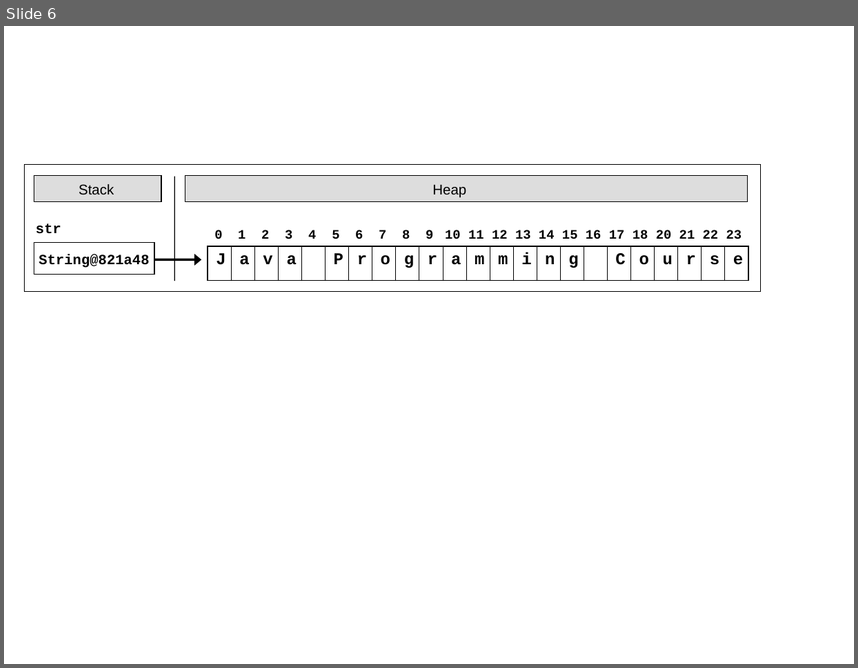
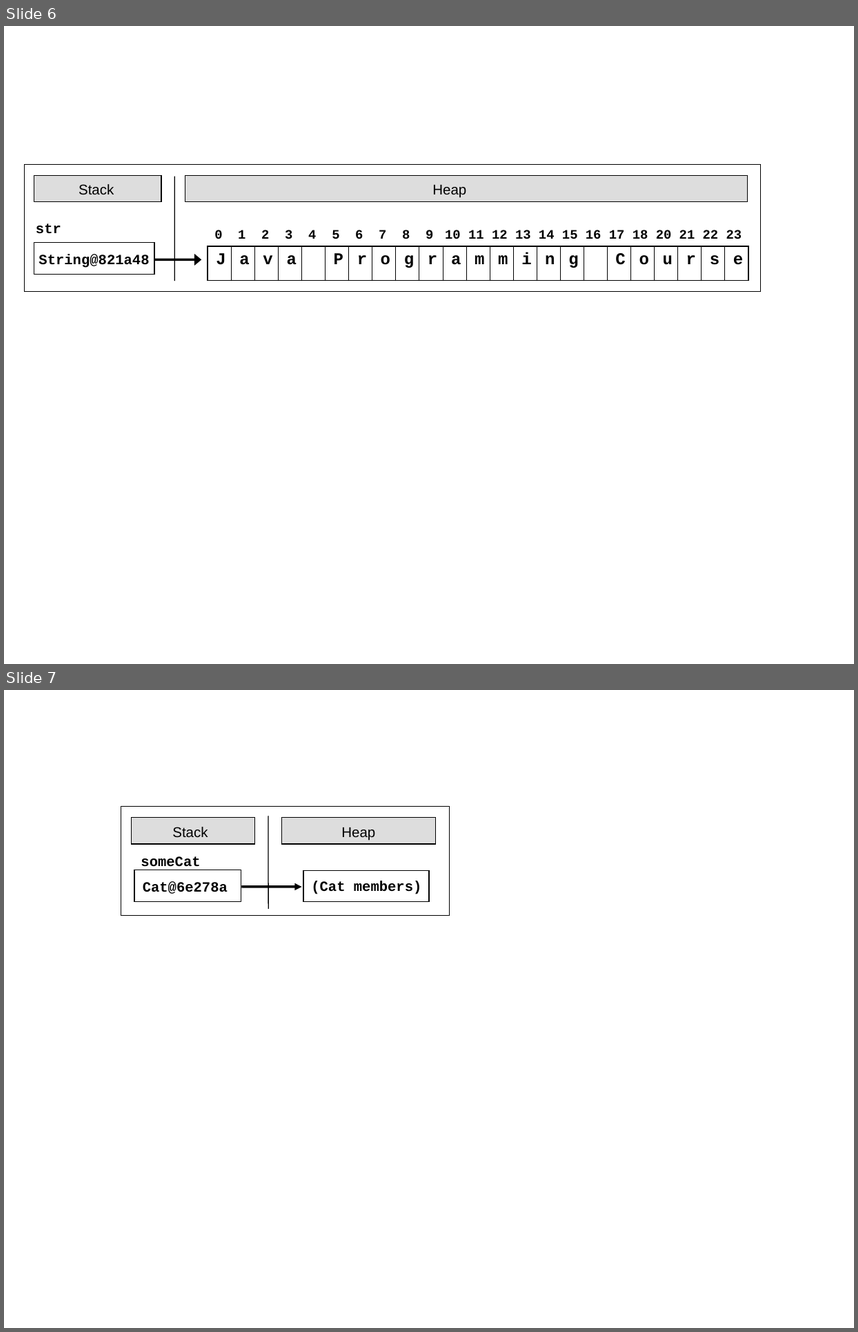
Before and after one commit to nakov/introjavabook, a slide deck: resources/images/Chapter-12-Strings/Figures-Strings.ppt. Shown one above the other, each under a label of ours: slide 6 before the commit, slides 6 and 7 after it. The pictures are 858x668 and 858x1332 pixels, drawn with LibreOffice and Linux fonts; fonts in the diff are those of the drawing. Boxes give left, top, right and bottom in pixels: in the first picture for what was removed or moved away, otherwise in the second. Text is boxed around its words. In the diff, an @@ line names an element or a change of style, - is before the commit and + after.

```diff
--- a/resources/images/Chapter-12-Strings/Figures-Strings.ppt
+++ b/resources/images/Chapter-12-Strings/Figures-Strings.ppt
@@ slide 7 added at <box>4,690,854,1328</box>, background #FFFFFF @@
@@ rectangle added at <box>121,807,448,915</box>, outline #000000 0.51 pt @@
@@ rectangle added at <box>132,818,254,844</box>, fill #DDDDDD @@
@@ rectangle added at <box>132,818,254,844</box>, outline #000000 0.74 pt @@
@@ text added at <box>172,827,208,838</box>, 12 pt, text #000000 @@
+Stack
@@ line added from (268, 816) to (268, 909), #000000 0.74 pt @@
@@ rectangle added at <box>282,818,436,844</box>, fill #DDDDDD @@
@@ rectangle added at <box>282,818,436,844</box>, outline #000000 0.74 pt @@
@@ text added at <box>341,827,375,840</box>, 12 pt, text #000000 @@
+Heap
@@ rectangle added at <box>134,870,240,902</box>, outline #000000 0.74 pt @@
@@ text added at <box>141,856,200,870</box>, 12 pt, text #000000, bold @@
+someCat
@@ rectangle added at <box>142,870,259,902</box>, fill #FFFFFF @@
@@ rectangle added at <box>303,870,429,902</box>, outline #000000 0.74 pt @@
@@ text added at <box>143,881,228,894</box>, 12 pt, text #000000, bold @@
+Cat@6e278a
@@ arrow added from (242, 887) to (301, 887), #000000 2.01 pt @@
@@ text added at <box>311,881,421,894</box>, 12 pt, text #000000, bold @@
+(Cat members)
```
Also in this commit, not shown: 2 other slides added.
